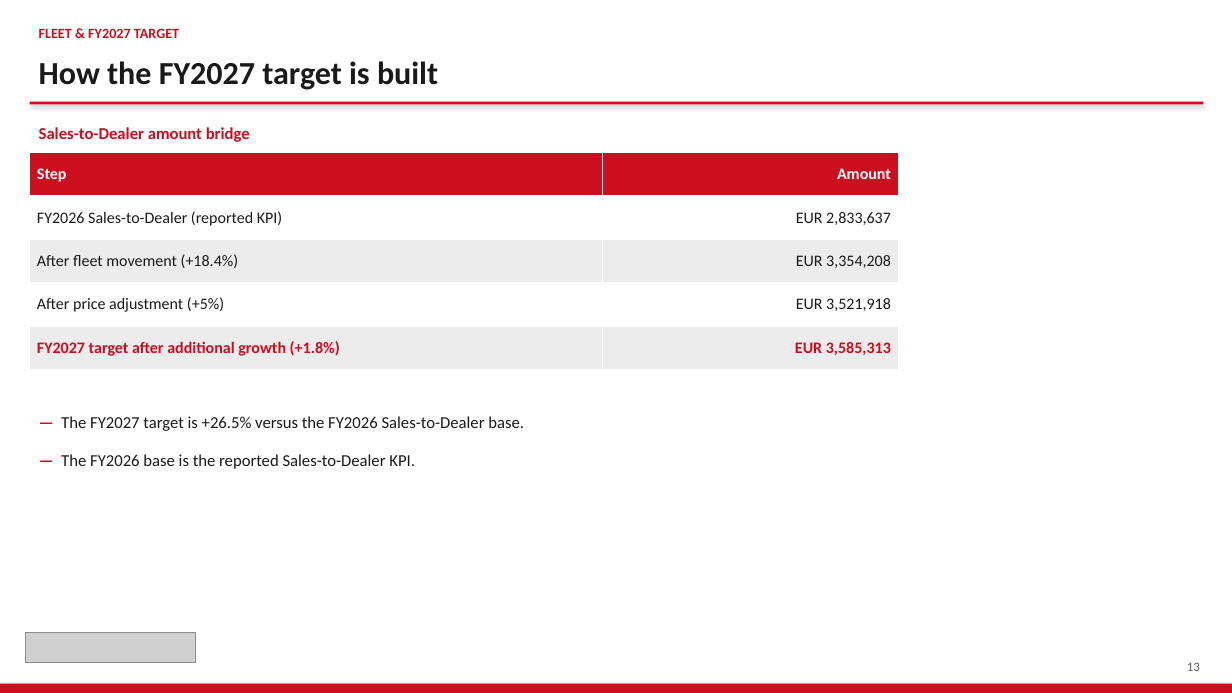
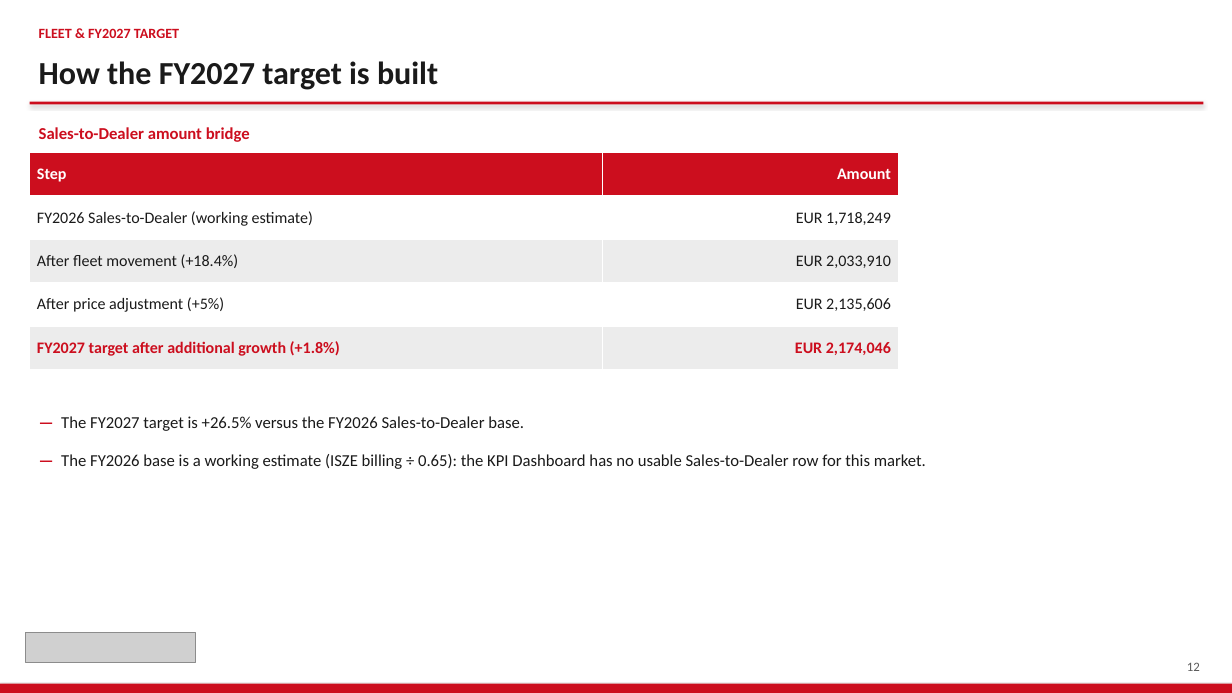
Before and after one commit to jeromio1987/ISZE, a slide deck: slide 12 of 09_meetings/IRELAND_Sales_Review_2026/ISZE_IRELAND_Sales_Review_FY2027.pptx (slide 13 before the commit). Drawn at 1232x693 pixels with LibreOffice and Linux fonts; fonts in the diff are those of the drawing; grey boxes stand for pictures. Boxes give left, top, right and bottom in pixels: in the first picture for what was removed or moved away, otherwise in the second. Text is boxed around its words. In the diff, an @@ line names an element or a change of style, - is before the commit and + after.

```diff
--- a/09_meetings/IRELAND_Sales_Review_2026/ISZE_IRELAND_Sales_Review_FY2027.pptx
+++ b/09_meetings/IRELAND_Sales_Review_2026/ISZE_IRELAND_Sales_Review_FY2027.pptx
@@ table at (30, 152, 898, 370) @@
-row 2, column 1: FY2026 Sales-to-Dealer (reported KPI)
+row 2, column 1: FY2026 Sales-to-Dealer (working estimate)
-row 2, column 2: EUR 2,833,637
+row 2, column 2: EUR 1,718,249
-row 3, column 2: EUR 3,354,208
+row 3, column 2: EUR 2,033,910
-row 4, column 2: EUR 3,521,918
+row 4, column 2: EUR 2,135,606
-row 5, column 2: EUR 3,585,313
+row 5, column 2: EUR 2,174,046
@@ text at (61, 454, 926, 469): text changed @@
-— The FY2026 base is the reported Sales-to-Dealer KPI.
+— The FY2026 base is a working estimate (ISZE billing ÷ 0.65): the KPI Dashboard has no usable Sales-to-Dealer row for this market.
```
Also in this commit, not shown: 25 other slides changed, 1 slide added, 4 slides removed, 15 other files.
